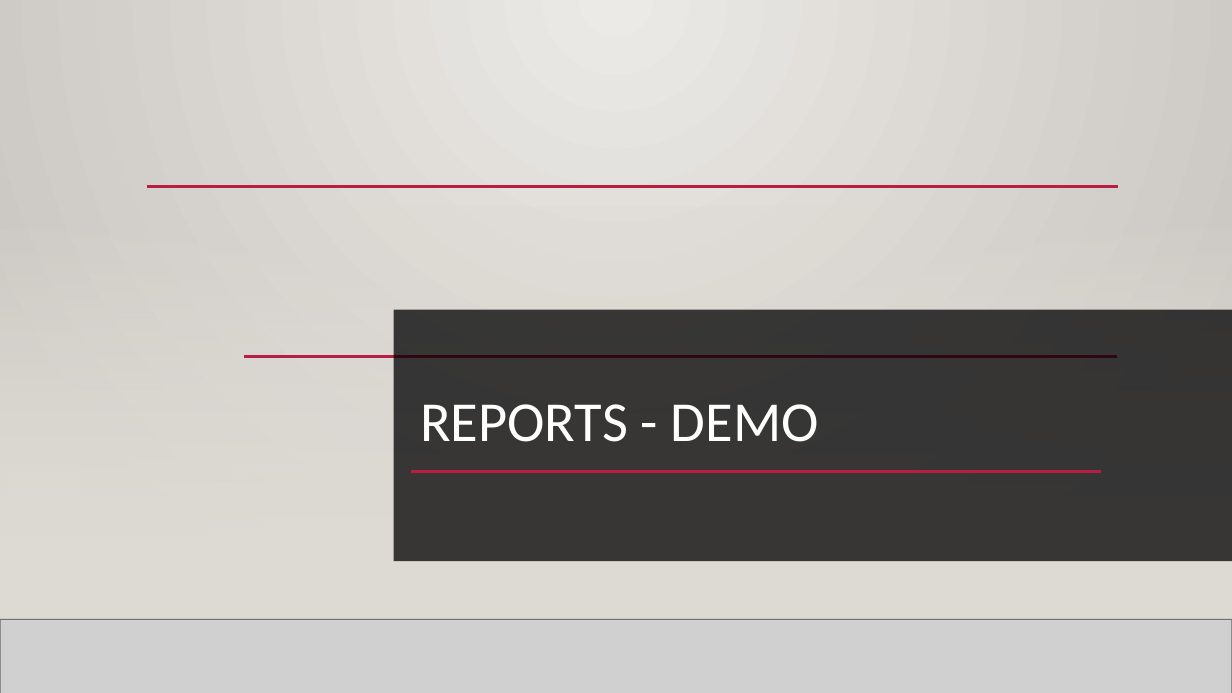
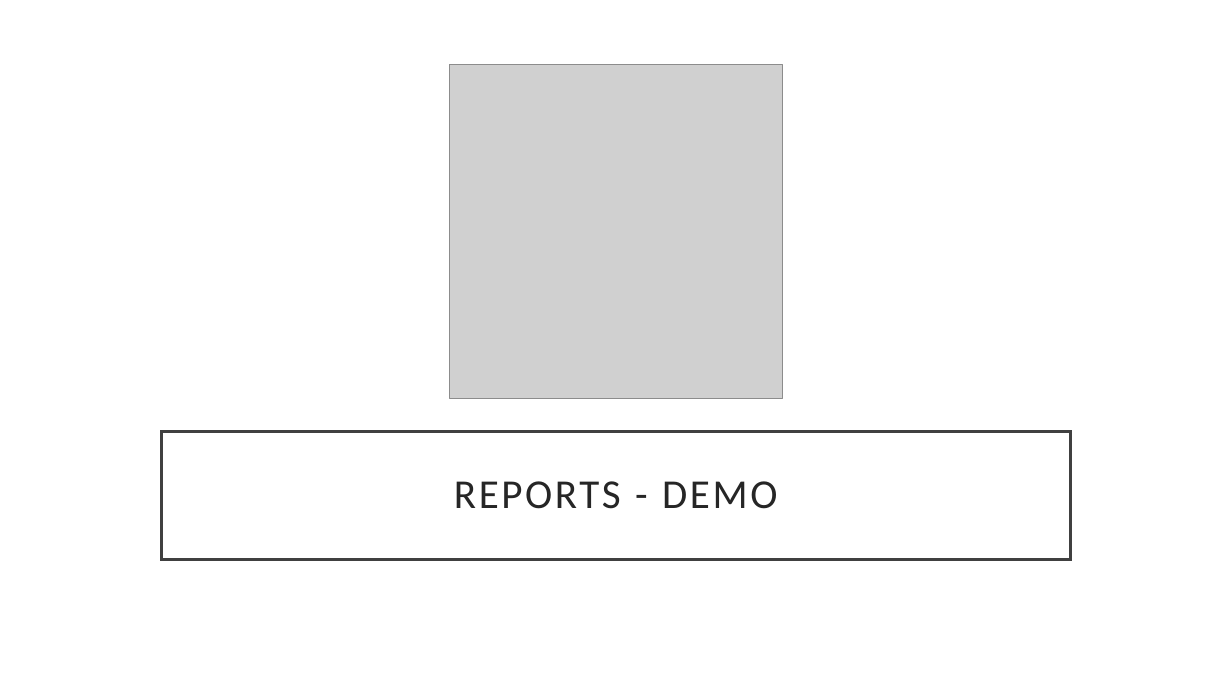
Before and after one commit to bimalbiju0413/Data_Storage_Solutions, a slide deck: slide 9 of Presentation/Data Storage Solutions.pptx. Drawn at 1232x693 pixels with LibreOffice and Linux fonts; fonts in the diff are those of the drawing; grey boxes stand for pictures; background and template pictures are left out. Boxes give left, top, right and bottom in pixels: in the first picture for what was removed or moved away, otherwise in the second. Text is boxed around its words. In the diff, an @@ line names an element or a change of style, - is before the commit and + after.

```diff
--- a/Presentation/Data Storage Solutions.pptx
+++ b/Presentation/Data Storage Solutions.pptx
@@ background picture (left out) to #FFFFFF @@
@@ picture added at (449,65,783,398) @@
@@ rectangle removed at (0,204,1232,619) @@
@@ rectangle removed at (0,204,1232,619) @@
@@ line removed from (147, 187) to (1118, 187) @@
@@ rectangle removed at (394,310,1232,561) @@
@@ line removed from (244, 357) to (1117, 357) @@
@@ title "REPORTS - DEMO": place and size @@
-title "REPORTS - DEMO" at (420,404,819,442)
+title "REPORTS - DEMO" at (162,432,1070,559)
@@ title "REPORTS - DEMO" at (162,432,1070,559): size 44 to 32 pt, text colour #FFFFFE to #262626, letter spacing 0 to 2 pt; alignment left to centre; vertical alignment bottom to middle; fill none to #FFFFFF; outline none to #404040 2.5 pt @@
@@ line removed from (411, 471) to (1102, 471) @@
@@ line removed from (0, 619) to (1232, 619) @@
@@ picture removed at (0,619,1232,693) @@
@@ line removed from (0, 619) to (1232, 619) @@
```
Also in this commit, not shown: 9 other slides changed, 4 slides added.
